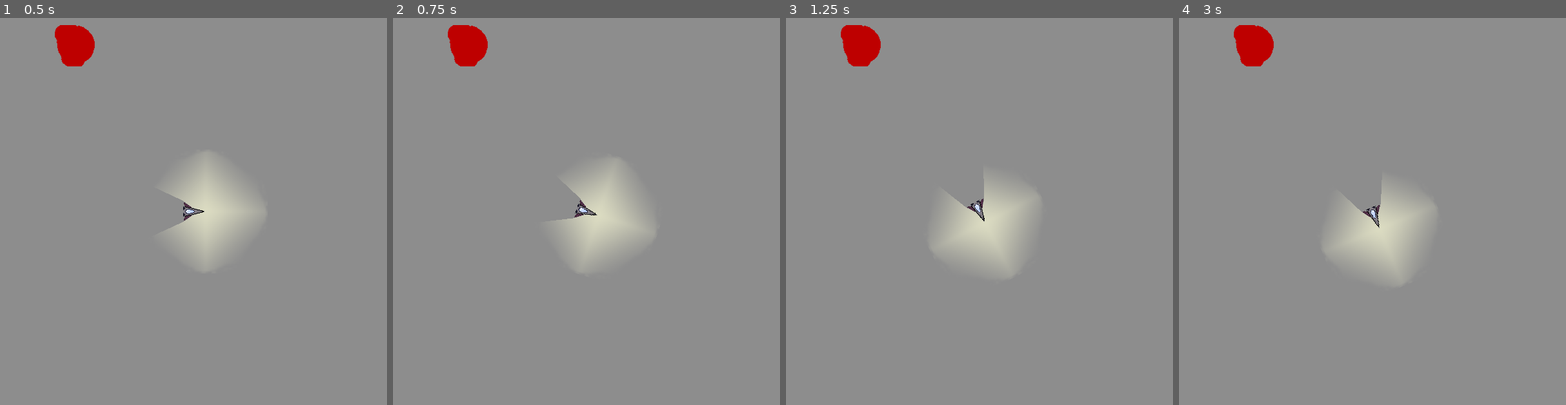
Above: before the commit, frames 1-4 (left to right).
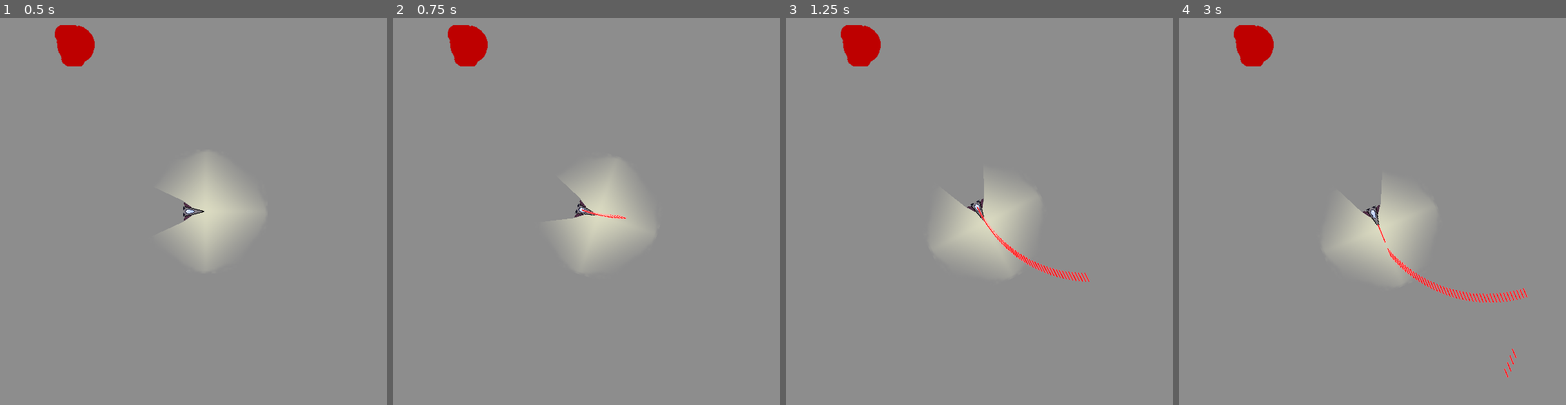
Above: after the commit, the same moments.

Repository: DevelopedAphid/Space-Exploration
Game: Godot game, scene res://Main.tscn
The game is run twice, just before and just after one commit, with the same random seed, the same clock (stepped at 60 frames per second) and the same inputs.
Inputs:
- Up to frame 1 (0.5 s): no input
- Up to frame 2 (0.75 s): tap Enter at 0.5 s; hold Right (ui_right) from 0.53 s (still down); hold Space (ui_select) from 0.53 s (still down)
- Up to frame 3 (1.25 s): keep holding Right (ui_right); keep holding Space (ui_select)
- Up to frame 4 (3 s): release Right (ui_right) at 1.28 s; release Space (ui_select) at 1.28 s; hold Left (ui_left) 1.28-2.03 s; tap Space (ui_select) at 1.35, 1.52, 1.82, 2.85 s; hold Right (ui_right) 2.03-2.78 s; hold Space (ui_select) 2.03-2.78 s; hold Up (ui_up) from 2.78 s (still down)

Frame 1 is identical in both runs. In frame 2, less than 0.1% of the frame differs, in the area x 48-61%, y 49-52%; in frame 3, 0.4%; in frame 4, 0.6%, in the area x 51-91%, y 53-93%.

Commit message:
Add Lasers!
- Adds laser to the project
- They are shot by clicking space bar
- Introduces a weird bug with the lasers spinning with the ship that I'm too tired to debug :)

Diff:
--- /dev/null
+++ b/Laser.gd
@@ -0,0 +1,12 @@
+extends Area2D
+
+var laser_direction
+var laser_speed = 300
+var laser_velocity
+
+func _ready():
+	laser_direction = get_parent().rotation - PI/2
+
+func _process(delta):
+	laser_velocity = Vector2(laser_speed, 0).rotated(laser_direction)
+	global_position += laser_velocity * delta
--- /dev/null
+++ b/Laser.tscn
@@ -0,0 +1,16 @@
+[gd_scene load_steps=4 format=2]
+
+[ext_resource path="res://art/laser.png" type="Texture" id=1]
+[ext_resource path="res://Laser.gd" type="Script" id=2]
+
+[sub_resource type="RectangleShape2D" id=1]
+extents = Vector2( 1.52563, 7.52262 )
+
+[node name="Laser" type="Area2D"]
+script = ExtResource( 2 )
+
+[node name="Sprite" type="Sprite" parent="."]
+texture = ExtResource( 1 )
+
+[node name="CollisionShape2D" type="CollisionShape2D" parent="."]
+shape = SubResource( 1 )
--- a/Player.gd
+++ b/Player.gd
@@ -6,6 +6,8 @@
 var acceleration = Vector2()
 var friction = 2
 var rotation_rate = PI/2
+
+onready var Laser = preload("res://Laser.tscn")
 
 func _ready():
 	position = get_viewport_rect().size/2
@@ -28,3 +30,7 @@
 	position += velocity * delta
 
 	velocity = velocity.clamped(max_velocity)
+
+	if Input.is_action_pressed("ui_select"):
+		var laser = Laser.instance()
+		add_child(laser)
